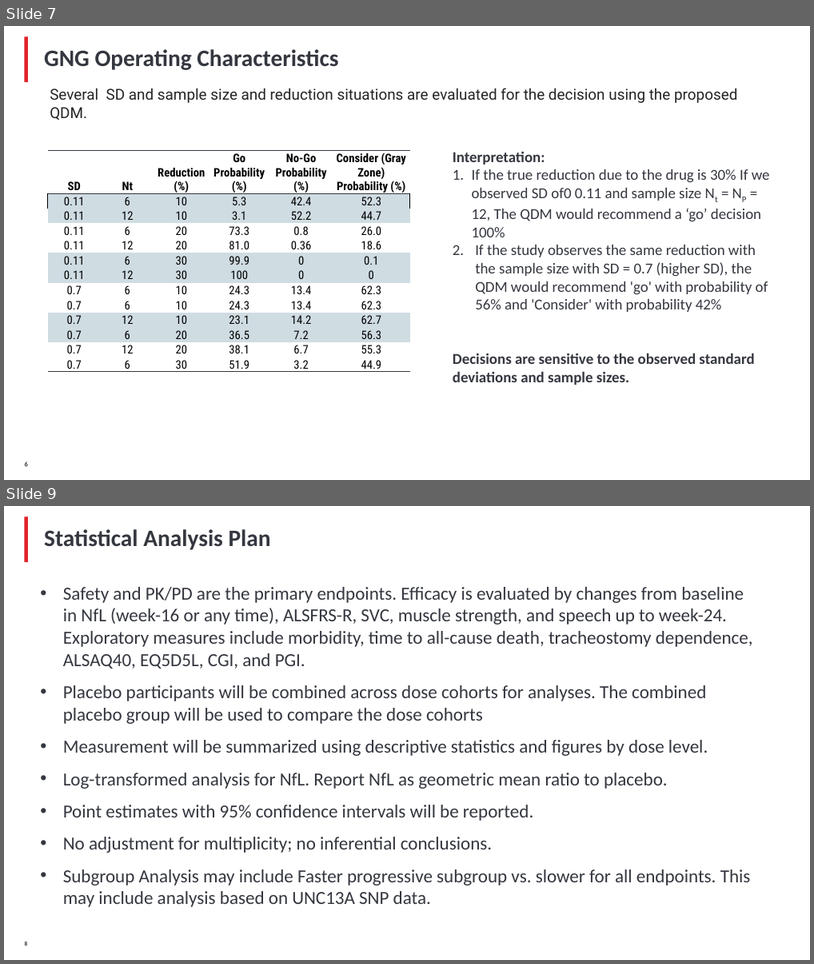
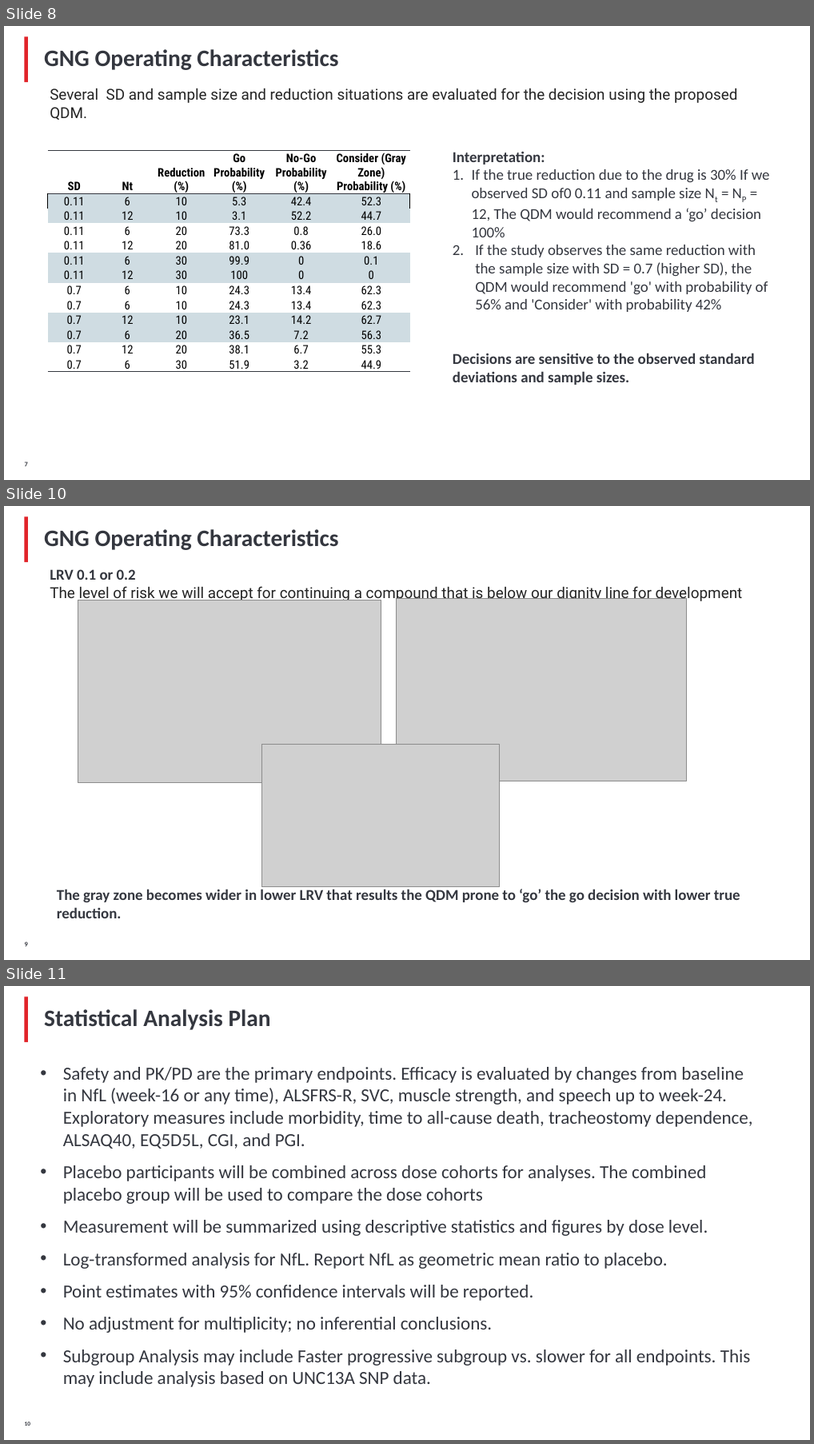
Before and after one commit to YushufSharker/ALS, a slide deck: OutputDocuments/ALS_Slide_deck_STAT.pptx. Shown one above the other, each under a label of ours: slides 7 and 9 before the commit, slides 8, 10 and 11 after it; the slides between them are not shown. The pictures are 814x964 and 814x1444 pixels, drawn with LibreOffice and Linux fonts; fonts in the diff are those of the drawing; grey boxes stand for pictures; background and template pictures are left out. Boxes give left, top, right and bottom in pixels: in the first picture for what was removed or moved away, otherwise in the second. Text is boxed around its words. In the diff, an @@ line names an element or a change of style, - is before the commit and + after.

```diff
--- a/OutputDocuments/ALS_Slide_deck_STAT.pptx
+++ b/OutputDocuments/ALS_Slide_deck_STAT.pptx
@@ slide 10 added at (4,506,810,960), background #FFFFFF; not listed: 1 template element that a slide beside it also shows @@
@@ title added at (44,529,338,550), 28 pt, text #34373F, bold @@
+GNG Operating Characteristics
@@ text added at (50,569,743,603), 18 pt, text #242424 @@
+LRV 0.1 or 0.2
+The level of risk we will accept for continuing a compound that is below our dignity line for development
@@ picture added at (78,600,381,783) @@
@@ picture added at (396,599,687,780) @@
@@ picture added at (262,744,500,887) @@
@@ text added at (57,888,741,918), 18 pt, text #34373F, bold @@
+The gray zone becomes wider in lower LRV that results the QDM prone to ‘go’ the go decision with lower true reduction.
@@ page number added at (25,941,28,946), 8 pt, text #34373F, bold @@
+9
@@ what was slide 7 is now slide 8 @@
@@ what was slide 9 is now slide 11 @@
@@ page number at (25,1421,30,1425): text changed @@
-8
+10
```
Also in this commit, not shown: 5 slides changed, 1 other slide added, 4 other files.
